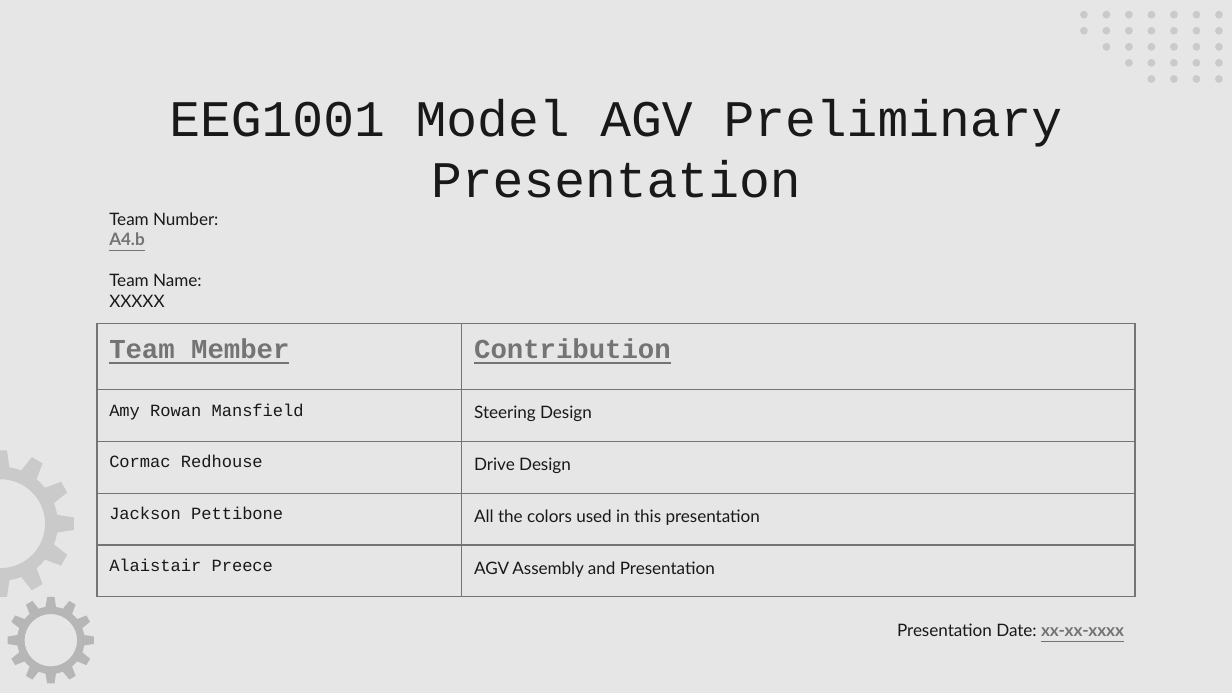
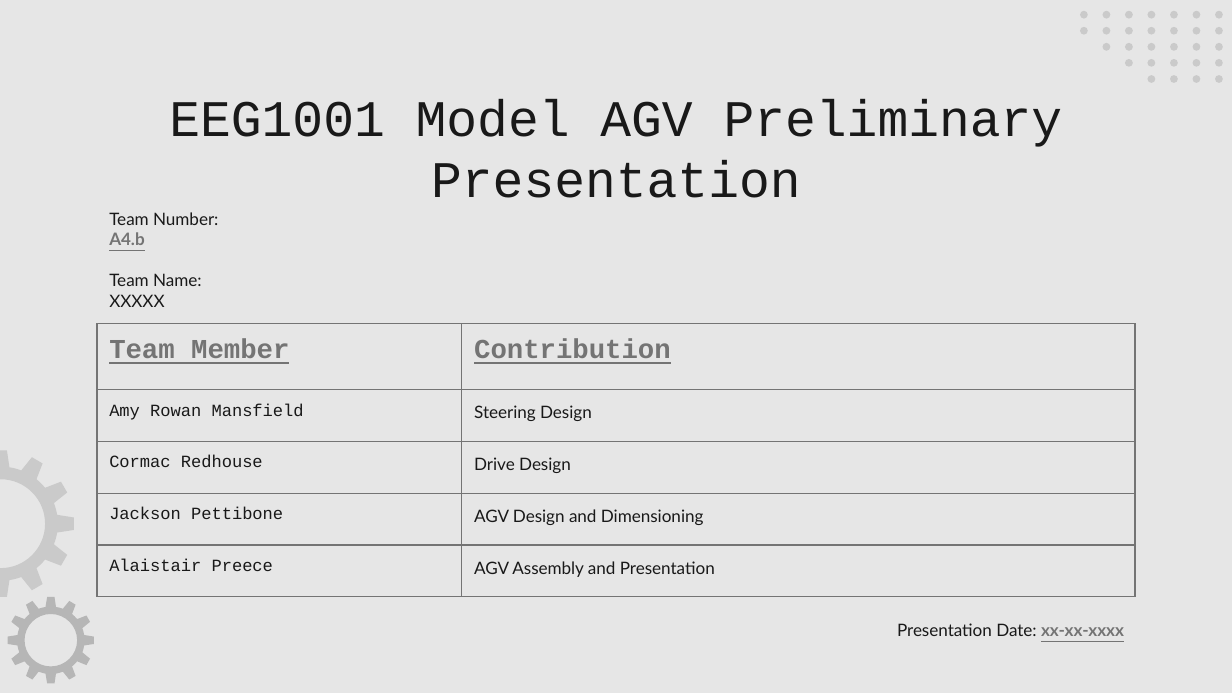
Before and after one commit to AlaistairP/AGV-Project, a slide deck: slide 2 of Presentation/Preliminary Presentation (A4.b).pptx. Drawn at 1232x693 pixels with LibreOffice and Linux fonts; fonts in the diff are those of the drawing. Boxes give left, top, right and bottom in pixels: in the first picture for what was removed or moved away, otherwise in the second. Text is boxed around its words. In the diff, an @@ line names an element or a change of style, - is before the commit and + after.

Commit message:
Updated Presentation and Added Rev 1.4

```diff
--- a/Presentation/Preliminary Presentation (A4.b).pptx
+++ b/Presentation/Preliminary Presentation (A4.b).pptx
@@ table at (97, 324, 1135, 598) @@
-row 4, column 2: All the colors used in this presentation
+row 4, column 2: AGV Design and Dimensioning
```
Also in this commit, not shown: 3 other slides changed, 6 slides added, 14 slides removed, 2 other files.
